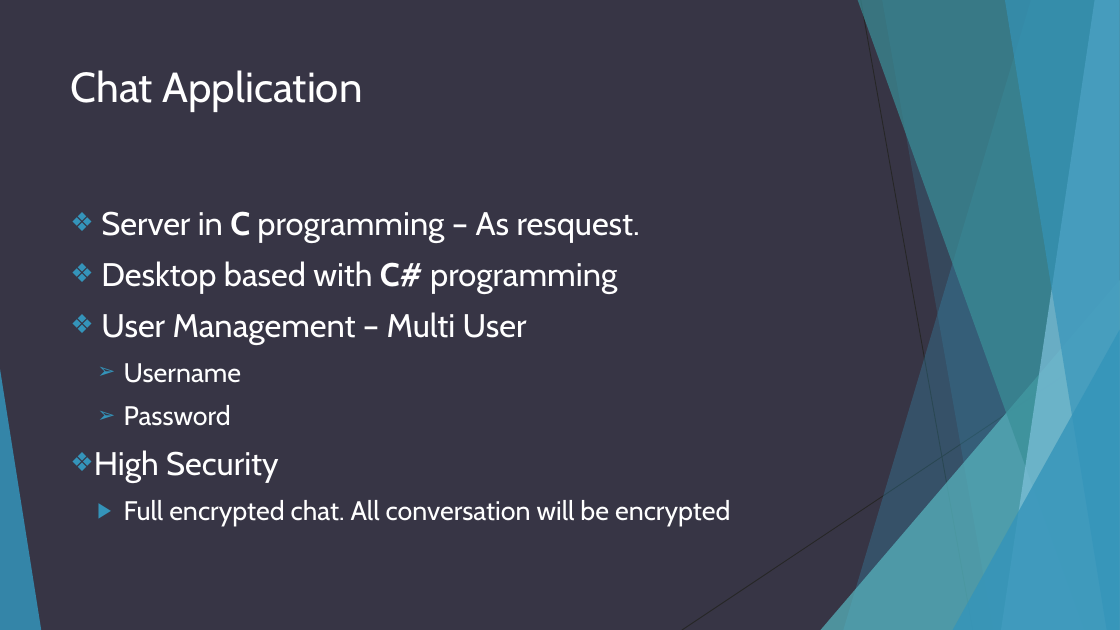
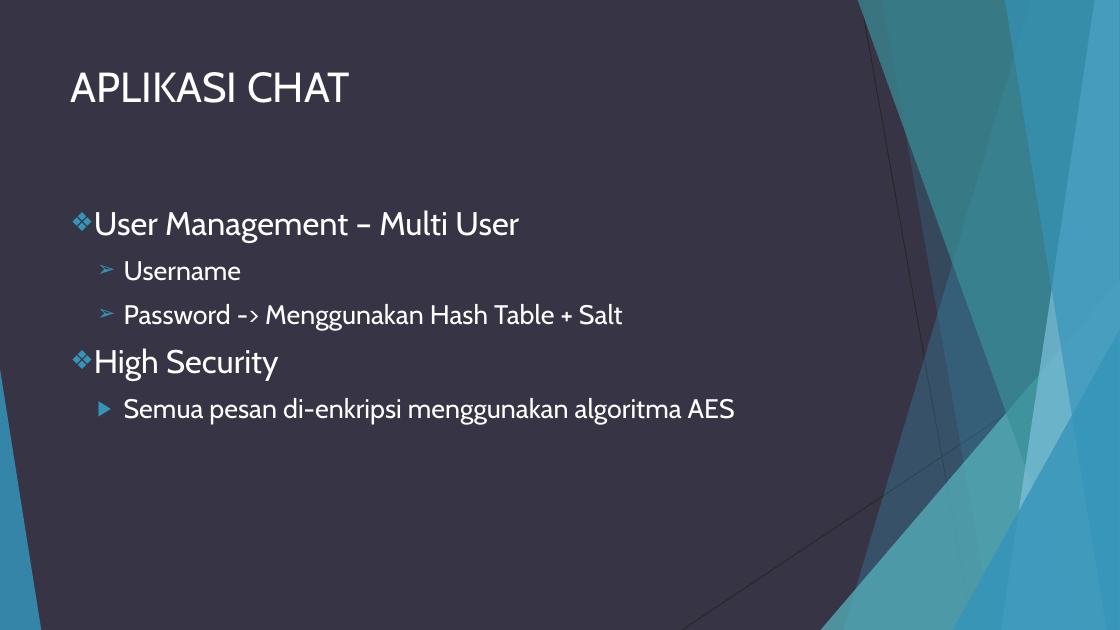
Before and after one commit to adhipoer/Chat, a slide deck: slide 4 of Chat Application with Encryption.ppt (slide 2 before the commit). Drawn at 1120x630 pixels with LibreOffice and Linux fonts; fonts in the diff are those of the drawing. Boxes give left, top, right and bottom in pixels: in the first picture for what was removed or moved away, otherwise in the second. Text is boxed around its words. In the diff, an @@ line names an element or a change of style, - is before the commit and + after.

```diff
--- a/Chat Application with Encryption.ppt
+++ b/Chat Application with Encryption.ppt
@@ title at (71, 72, 350, 103): text changed @@
-Chat Application
+APLIKASI CHAT
@@ text at (101, 211, 640, 294): paragraphs removed @@
-❖ Server in C programming – As resquest.
-❖ Desktop based with C# programming
@@ text at (124, 304, 623, 330): text changed @@
-  ➢ Password
+  ➢ Password -> Menggunakan Hash Table + Salt
@@ text at (124, 398, 735, 425): text changed @@
-  ▶ Full encrypted chat. All conversation will be encrypted
+  ▶ Semua pesan di-enkripsi menggunakan algoritma AES
```
Also in this commit, not shown: 5 other slides changed, 2 slides added, 2 slides removed.
